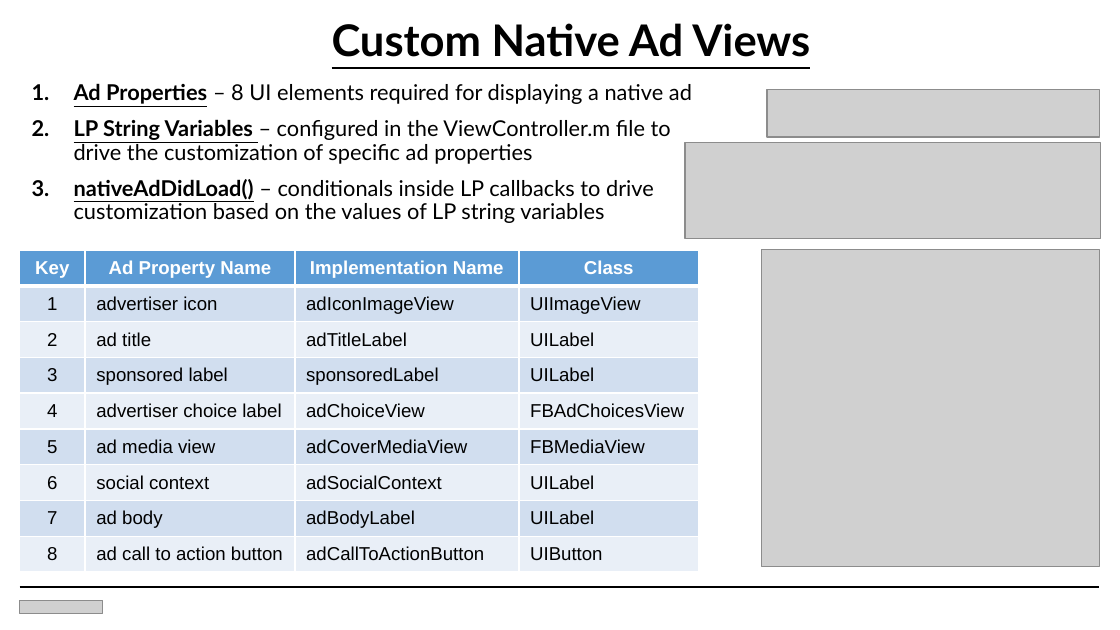
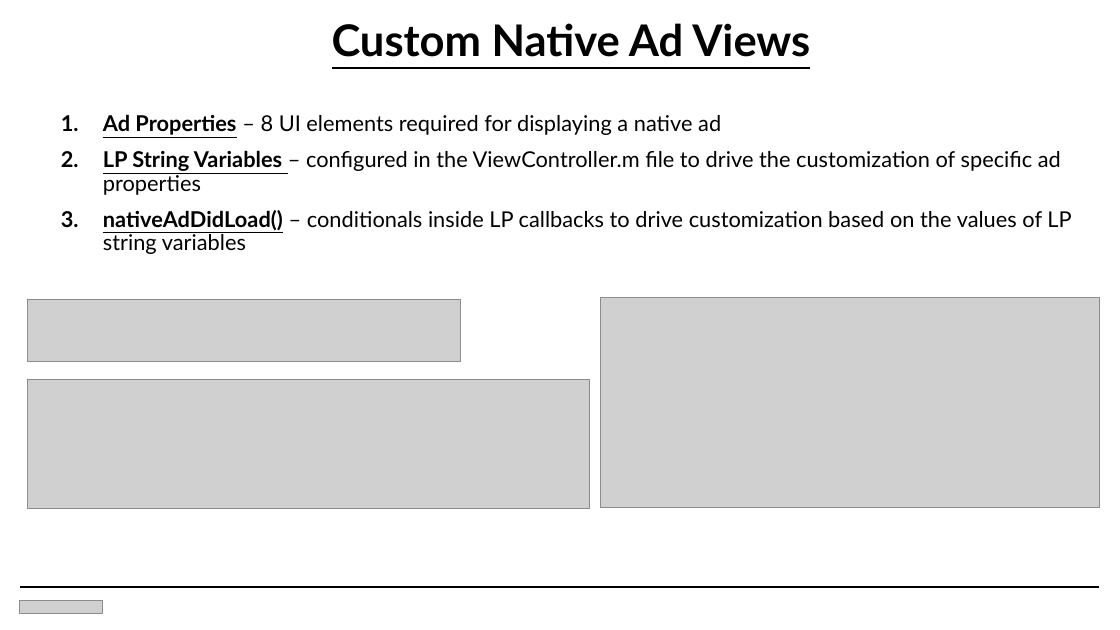
Before and after one commit to mrawlings89/NativeAdTemplates, a slide deck: slide 4 of FacebookNativeAds_LPintegration.pptx. Drawn at 1120x630 pixels with LibreOffice and Linux fonts; fonts in the diff are those of the drawing; grey boxes stand for pictures; background and template pictures are left out. Boxes give left, top, right and bottom in pixels: in the first picture for what was removed or moved away, otherwise in the second. Text is boxed around its words. In the diff, an @@ line names an element or a change of style, - is before the commit and + after.

Commit message:
Updated Deck

```diff
--- a/FacebookNativeAds_LPintegration.pptx
+++ b/FacebookNativeAds_LPintegration.pptx
@@ text "Ad Properties – 8 UI ..." rewrapped from (74,83,692,223) to (103,114,1071,254) @@
@@ table removed at (19,250,698,572), 9 rows, 4 columns @@
-Key | Ad Property Name | Implementation Name | Class
-1 | advertiser icon | adIconImageView | UIImageView
-2 | ad title | adTitleLabel | UILabel
-3 | sponsored label | sponsoredLabel | UILabel
-4 | advertiser choice label | adChoiceView | FBAdChoicesView
-5 | ad media view | adCoverMediaView | FBMediaView
-6 | social context | adSocialContext | UILabel
-7 | ad body | adBodyLabel | UILabel
-8 | ad call to action button | adCallToActionButton | UIButton
@@ picture: place and size @@
-picture at (767,90,1100,138)
+picture at (28,299,460,361)
@@ picture: place and size @@
-picture at (762,250,1099,567)
+picture at (600,297,1100,507)
@@ picture: place and size @@
-picture at (685,143,1101,239)
+picture at (28,380,589,508)
```
Also in this commit, not shown: 1 slide added, 1 other file.
